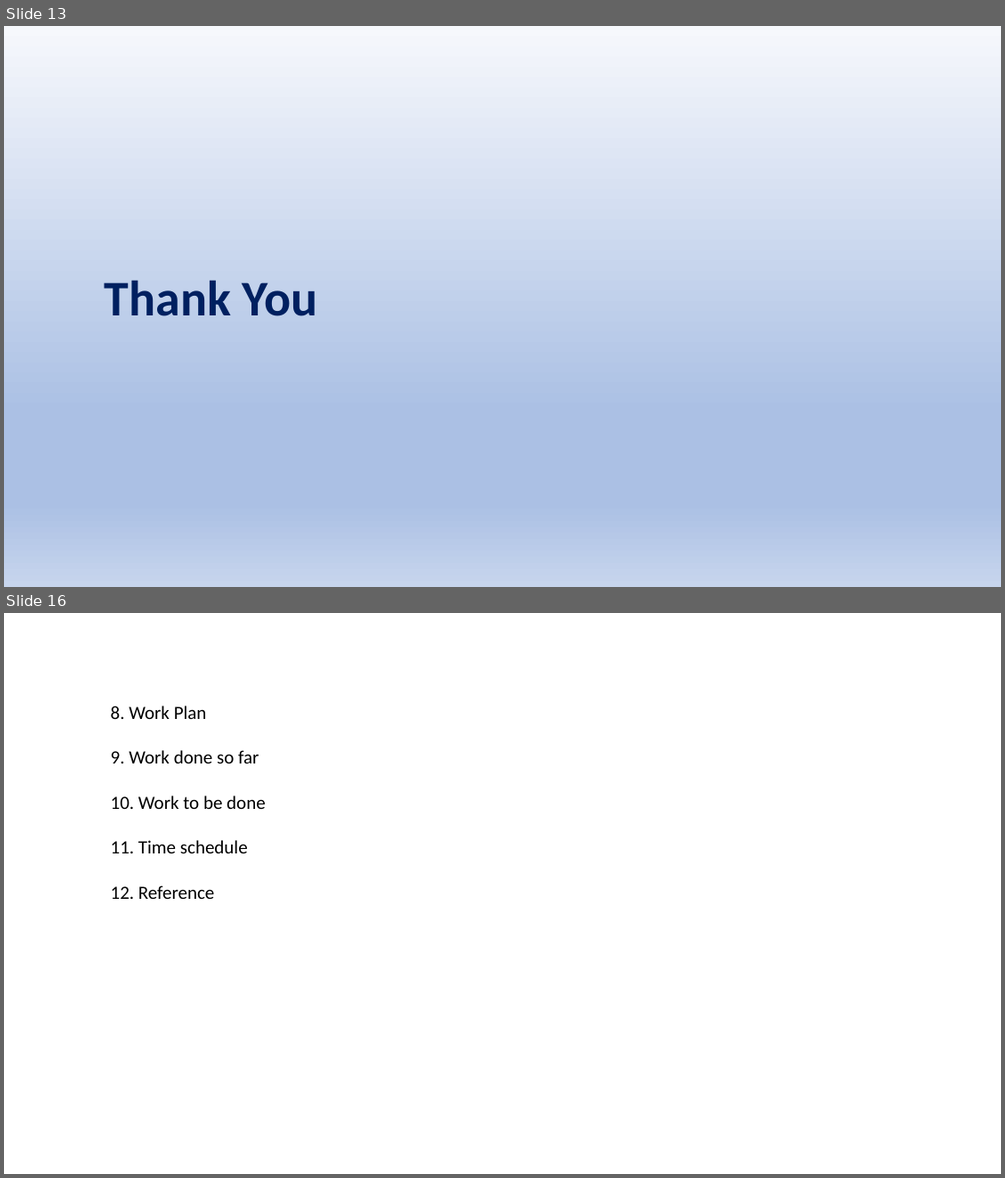
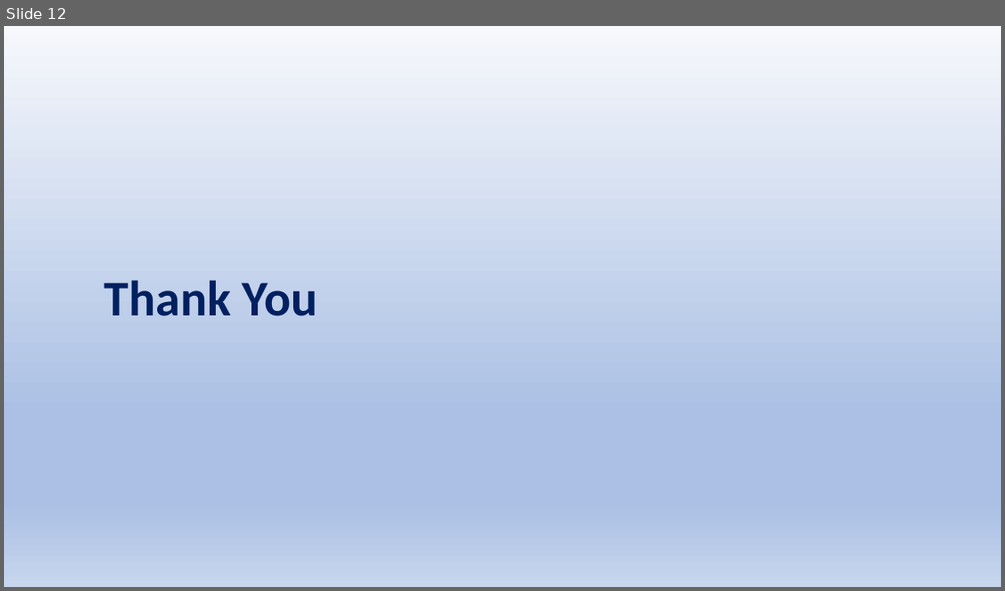
Before and after one commit to Sriram-V-99/MCA-Project-, a slide deck: FoodBridge.pptx. Shown one above the other, each under a label of ours: slides 13 and 16 before the commit, slide 12 after it; the slides between them are not shown. The pictures are 1005x1178 and 1005x591 pixels, drawn with LibreOffice and Linux fonts; fonts in the diff are those of the drawing. Boxes give left, top, right and bottom in pixels: in the first picture for what was removed or moved away, otherwise in the second. Text is boxed around its words. In the diff, an @@ line names an element or a change of style, - is before the commit and + after.

```diff
--- a/FoodBridge.pptx
+++ b/FoodBridge.pptx
@@ slide 16 removed at bbox=[4, 613, 1001, 1174], background #FFFFFF @@
@@ text removed at bbox=[111, 706, 266, 899] @@
-8. Work Plan
-9. Work done so far
-10. Work to be done
-11. Time schedule
-12. Reference
@@ what was slide 13 is now slide 12 @@
```
Also in this commit, not shown: 5 slides changed, 4 slides added, 7 other slides removed, 2 other files.
